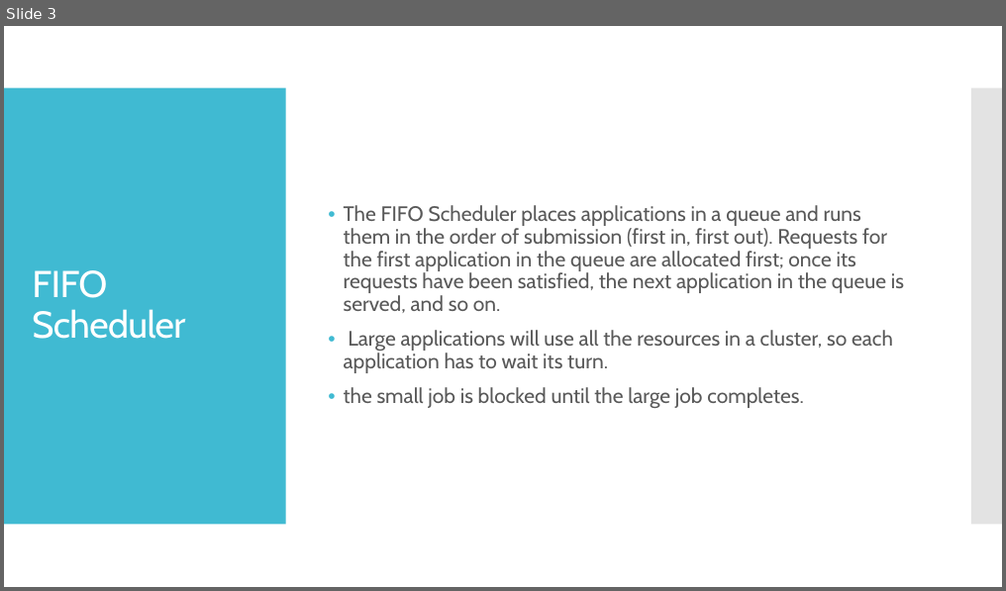
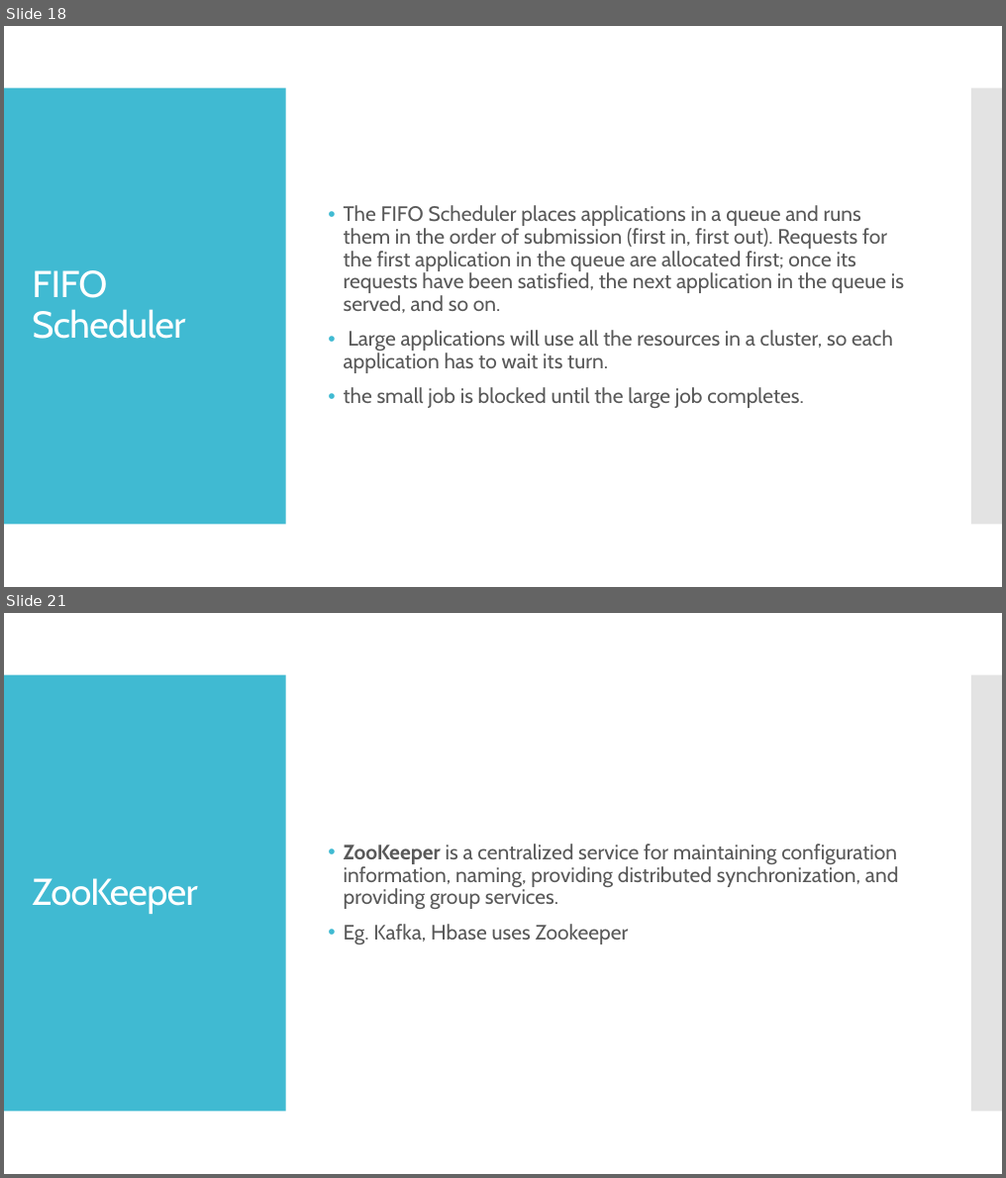
Before and after one commit to ketankk/BDppt, a slide deck: ppt/HADOOP.pptx. Shown one above the other, each under a label of ours: slide 3 before the commit, slides 18 and 21 after it; the slides between them are not shown. The pictures are 1006x591 and 1006x1178 pixels, drawn with LibreOffice and Linux fonts; fonts in the diff are those of the drawing. Boxes give left, top, right and bottom in pixels: in the first picture for what was removed or moved away, otherwise in the second. Text is boxed around its words. In the diff, an @@ line names an element or a change of style, - is before the commit and + after.

```diff
--- a/ppt/HADOOP.pptx
+++ b/ppt/HADOOP.pptx
@@ slide 21 added at (4,613,1002,1174), background #FFFFFF; not listed: 2 template elements that a slide beside it also shows @@
@@ text added at (344,844,899,945), 20 pt, text #595959 @@
+• ZooKeeper is a centralized service for maintaining configuration information, naming, providing distributed synchronization, and providing group services.
+• Eg. Kafka, Hbase uses Zookeeper
@@ title added at (32,878,197,914), 36 pt, text #FFFFFF @@
+ZooKeeper
@@ what was slide 3 is now slide 18 @@
```
Also in this commit, not shown: 2 slides changed, 16 other slides added, 11 other files.
